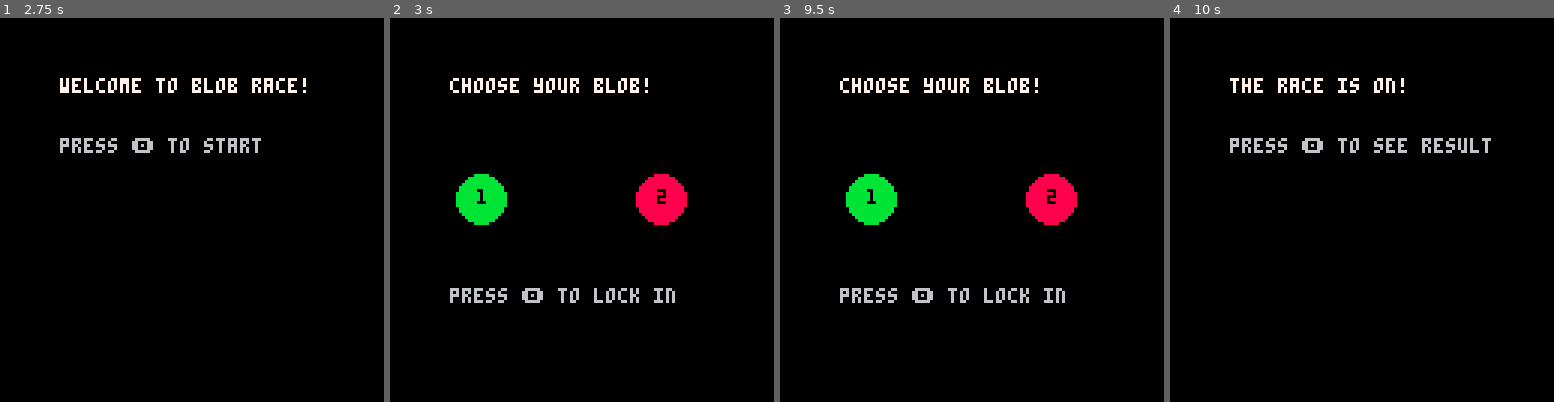
Above: before the commit, frames 1-4 (left to right).
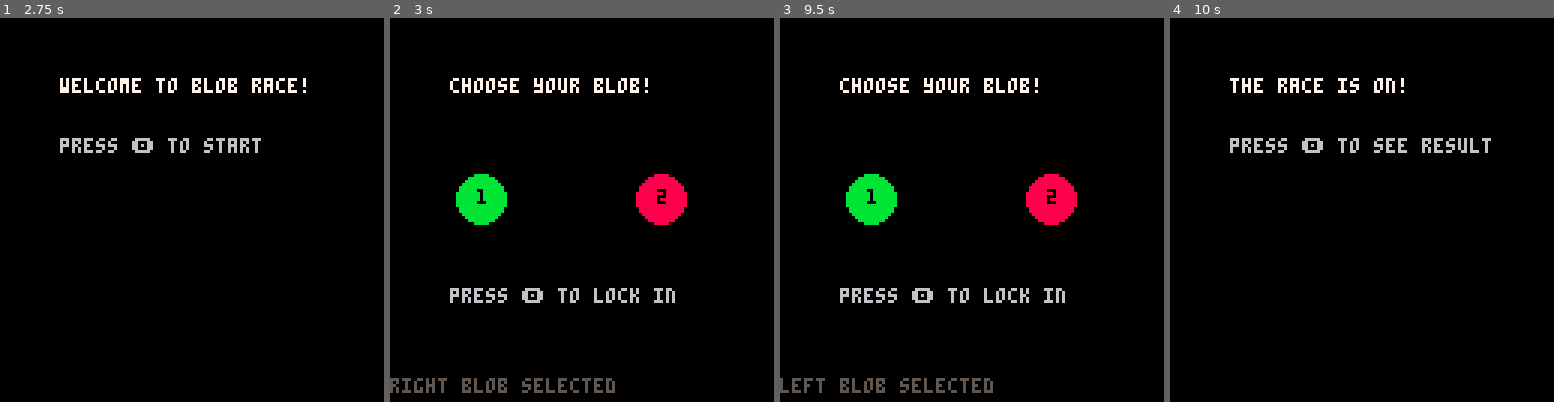
Above: after the commit, the same moments.

Repository: geopet/formula-blob
Game: PICO-8 cartridge blob_race.p8
Two runs of this game, one before a commit and one after it. Both use one fixed random seed, a clock stepped at 60 frames per second and the inputs below.
Inputs:
- Up to frame 1 (2.75 s): tap O (Z key) at 0.7, 1.7, 2.1, 2.5 s; hold Right 1.6-2.1 s; hold Right from 2.47 s (still down)
- Up to frame 2 (3 s): keep holding Right; tap O (Z key) at 2.9 s
- Up to frame 3 (9.5 s): release Right at 3.03 s; hold Left 3.08-3.58 s; tap O (Z key) every 0.4 s from 3.3 to 9.3 s; hold Right 4.02-4.68 s; hold Left 5.08-5.68 s; hold Right 6.08-6.58 s; hold Right 6.63-7.13 s; hold Right 7.5-8.07 s; hold Left 8.12-8.62 s; hold Right from 9.05 s (still down)
- Up to frame 4 (10 s): tap O (Z key) at 9.7 s; release Right at 9.72 s

Frame 1 is identical in both runs. In frame 2, 1.0% of the frame differs, in the area x 0-59%, y 93-98%; in frame 3, 0.9%; in frame 4, nothing differs.

Commit message:
Add logging
Adding basic logging to this system now with a default to be true.

Diff:
--- a/blob_race.p8
+++ b/blob_race.p8
@@ -7,6 +7,8 @@
 -- game state variable
 state = "start"
 selected_blob = 0
+logging = true
+log_msg = ""
 
 function _init()
     -- inialize things here
@@ -21,8 +23,10 @@
 
         if (btnp(0)) then -- left blob (1)
             selected_blob = 1
+            log_msg = "left blob selected"
         elseif (btnp(1)) then -- right blob (2)
             selected_blob = 2
+            log_msg = "right blob selected"
         end
 
         if (btnp(4)) then
@@ -56,6 +60,11 @@
         print ("1", 29, 57, 0)
         print ("2", 89, 57, 0)
 
+        -- print log message
+        if (logging) then
+            print(log_msg, 0, 120, 5)
+        end
+
         print("press 🅾️ to lock in", 20, 90, 6)
     elseif (state == "racing") then
         print("the race is on!", 20, 20, 7)
